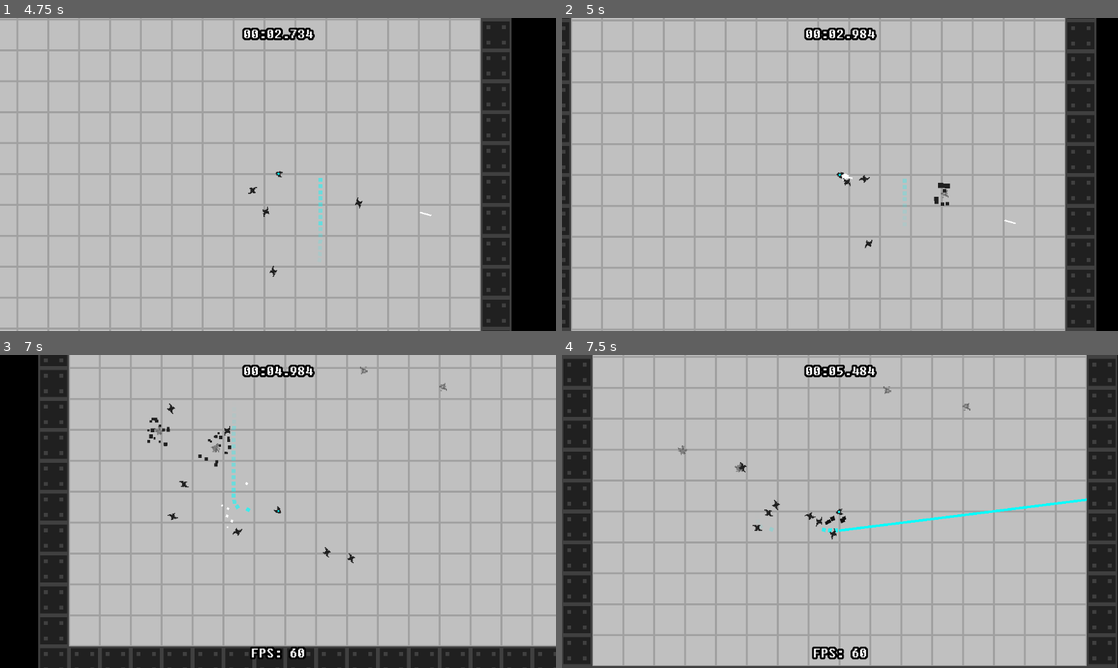
Above: before the commit, frames 1-4 (two rows, left to right).
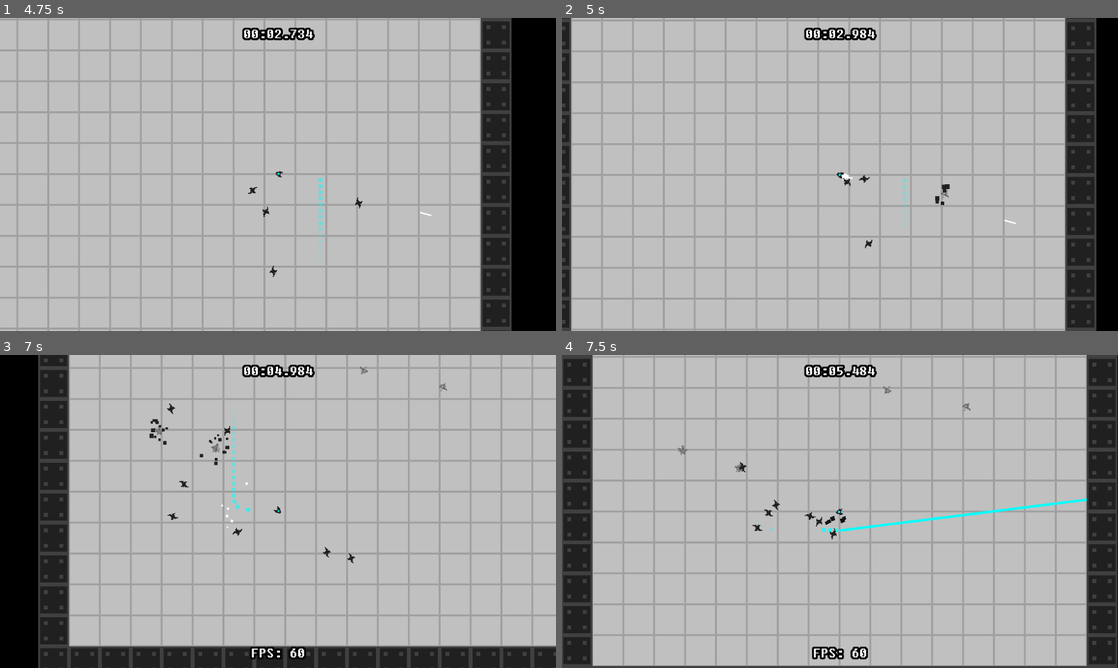
Above: after the commit, the same moments.

Repository: friedev/terminated
Game: Godot game, scene res://scenes/main.tscn
The game is run twice, just before and just after one commit, with the same random seed, the same clock (stepped at 60 frames per second) and the same inputs. Sound files missing from this copy of the repository are replaced by a short silence.
Inputs (mouse positions are in pixels of both pictures, inside the frame that each line leads up to):
- Up to frame 1 (4.75 s): click (539, 243) at 0.52 s; tap Enter at 1.25 s; move the mouse to (400, 158) at 1.27 s; hold Right (right) 1.28-2.03 s; hold F (fps) 1.28-2.03 s; tap R (restart) at 2 s; move the mouse to (166, 190) at 2.02 s; hold Down (down) 2.03-2.78 s; click (166, 190) at 2.1 s; move the mouse to (333, 105) at 2.77 s; hold Right (right) 2.78-3.53 s; hold Right mouse button (shoot2) 2.78-3.53 s; move the mouse to (250, 237) at 3.52 s; hold Up (up) 3.53-4.28 s; tap F (fps) at 3.6 s; move the mouse to (444, 221) at 4.27 s; press the mouse at (444, 221) at 4.28 s; hold Left (left) from 4.28 s (still down)
- Up to frame 2 (5 s): keep holding Left (left)
- Up to frame 3 (7 s): move the mouse to (111, 464) at 5.02 s; release the mouse at (111, 464) at 5.03 s; right-click (111, 464) at 5.1 s; move the mouse to (305, 511) at 5.77 s; release Left (left) at 5.78 s; hold Down (down) 5.78-6.53 s; hold F (fps) 5.78-6.53 s; move the mouse to (194, 433) at 6.52 s; hold Right (right) from 6.53 s (still down); click (194, 433) at 6.6 s
- Up to frame 4 (7.5 s): move the mouse to (962, 495) at 7.27 s; release Right (right) at 7.28 s; hold Up (up) from 7.28 s (still down); hold Right mouse button (shoot2) from 7.28 s (still down)

Frame 1 is identical in both runs. In frame 2, less than 0.1% of the frame differs, in the area x 66-70%, y 52-60%; in frame 3, 0.2%, in the area x 26-42%, y 20-36%; in frame 4, nothing differs.

Commit message:
Improve bomb smoke, tweak particles

Diff:
--- a/scenes/death_effects/bomb_death_effect.tscn
+++ b/scenes/death_effects/bomb_death_effect.tscn
@@ -3,7 +3,7 @@
 [ext_resource type="PackedScene" uid="uid://cjyksf5qjaw5w" path="res://scenes/death_effects/death_effect.tscn" id="1_xweo1"]
 [ext_resource type="Script" uid="uid://dl50vo5d1dl73" path="res://scenes/death_effects/bomb_death_effect.gd" id="2_08rjy"]
 [ext_resource type="AudioStream" uid="uid://7kbffpyqvcfc" path="res://audio/sound/death/strong_enemy.ogg" id="3_dvcx2"]
-[ext_resource type="Texture2D" uid="uid://dp6c146m5glv4" path="res://sprites/ui/circle_white_small.png" id="4_q57lp"]
+[ext_resource type="Texture2D" uid="uid://dp6c146m5glv4" path="res://sprites/ui/smoke.png" id="4_q57lp"]
 
 [sub_resource type="Gradient" id="Gradient_u2l0r"]
 colors = PackedColorArray(0.12549, 0.12549, 0.12549, 0.501961, 0, 0, 0, 0)
@@ -19,13 +19,15 @@
 curve = SubResource("Curve_5qjwk")
 
 [sub_resource type="ParticleProcessMaterial" id="ParticleProcessMaterial_ev8vn"]
+angle_min = 1.07288e-05
+angle_max = 360.0
 direction = Vector3(0, 0, 0)
 spread = 180.0
-initial_velocity_min = 96.0
-initial_velocity_max = 160.0
+initial_velocity_min = 64.0
+initial_velocity_max = 192.0
 gravity = Vector3(0, 0, 0)
-damping_min = 64.0
-damping_max = 64.0
+damping_min = 128.0
+damping_max = 128.0
 scale_max = 1.5
 scale_curve = SubResource("6")
 color_ramp = SubResource("4")
@@ -64,7 +66,7 @@
 stream = ExtResource("3_dvcx2")
 
 [node name="GPUParticles2D" parent="." index="1"]
-amount = 24
+amount = 12
 texture = ExtResource("4_q57lp")
 lifetime = 1.0
 randomness = 0.5
--- a/scenes/death_effects/large_death_effect.tscn
+++ b/scenes/death_effects/large_death_effect.tscn
@@ -13,13 +13,13 @@
 [sub_resource type="ParticleProcessMaterial" id="ParticleProcessMaterial_be4k2"]
 direction = Vector3(0, 0, 0)
 spread = 180.0
-initial_velocity_min = 64.0
-initial_velocity_max = 92.0
+initial_velocity_min = 96.0
+initial_velocity_max = 192.0
 gravity = Vector3(0, 0, 0)
-damping_min = 128.0
-damping_max = 128.0
-scale_min = 4.0
-scale_max = 8.0
+damping_min = 256.0
+damping_max = 256.0
+scale_min = 6.0
+scale_max = 12.0
 scale_curve = SubResource("9")
 color = Color(0.12549, 0.12549, 0.12549, 1)
 
--- a/scenes/death_effects/small_death_effect.tscn
+++ b/scenes/death_effects/small_death_effect.tscn
@@ -14,10 +14,10 @@
 direction = Vector3(0, 0, 0)
 spread = 180.0
 initial_velocity_min = 64.0
-initial_velocity_max = 92.0
+initial_velocity_max = 96.0
 gravity = Vector3(0, 0, 0)
-damping_min = 128.0
-damping_max = 128.0
+damping_min = 196.0
+damping_max = 196.0
 scale_min = 4.0
 scale_max = 8.0
 scale_curve = SubResource("9")
@@ -30,5 +30,6 @@
 volume_db = 1.0
 
 [node name="GPUParticles2D" parent="." index="1"]
+amount = 6
+randomness = 0.5
 process_material = SubResource("ParticleProcessMaterial_73bk6")
-randomness = 0.5
Binary file removed: sprites/ui/circle_white_small.png
Binary file added: sprites/ui/smoke.png
Not shown, changed: sprites/ui/smoke.png.import
